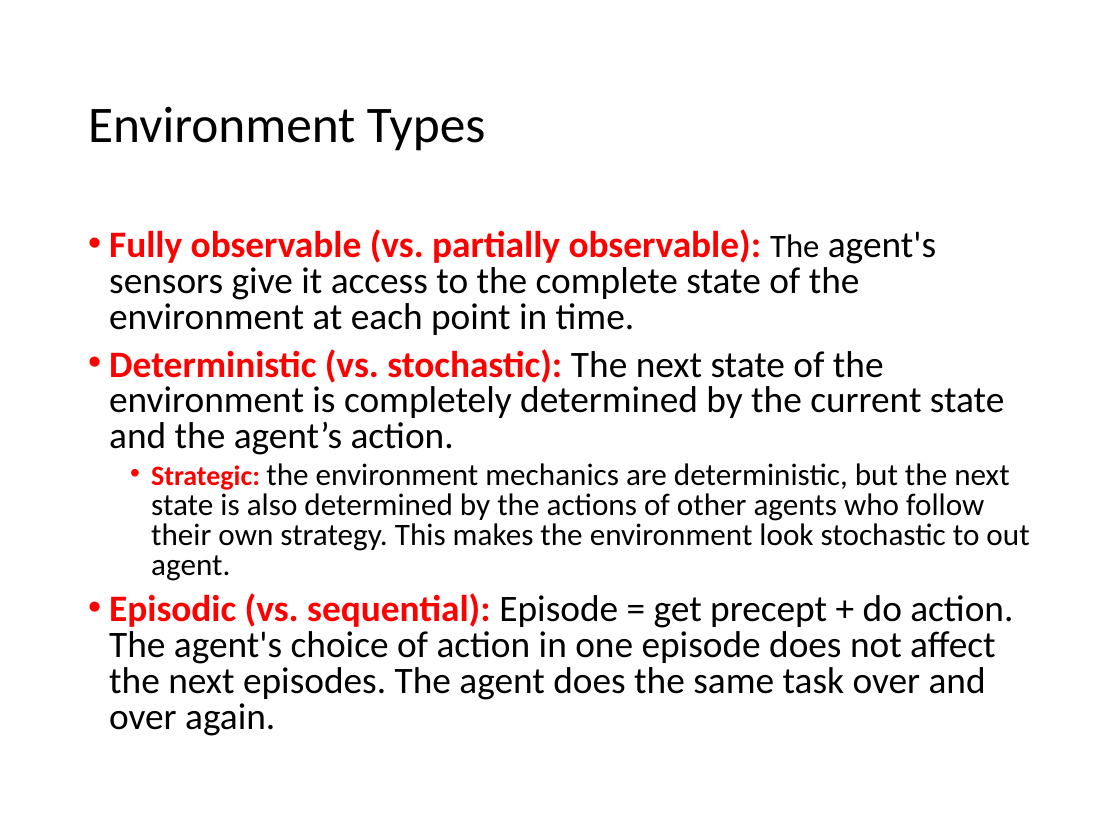
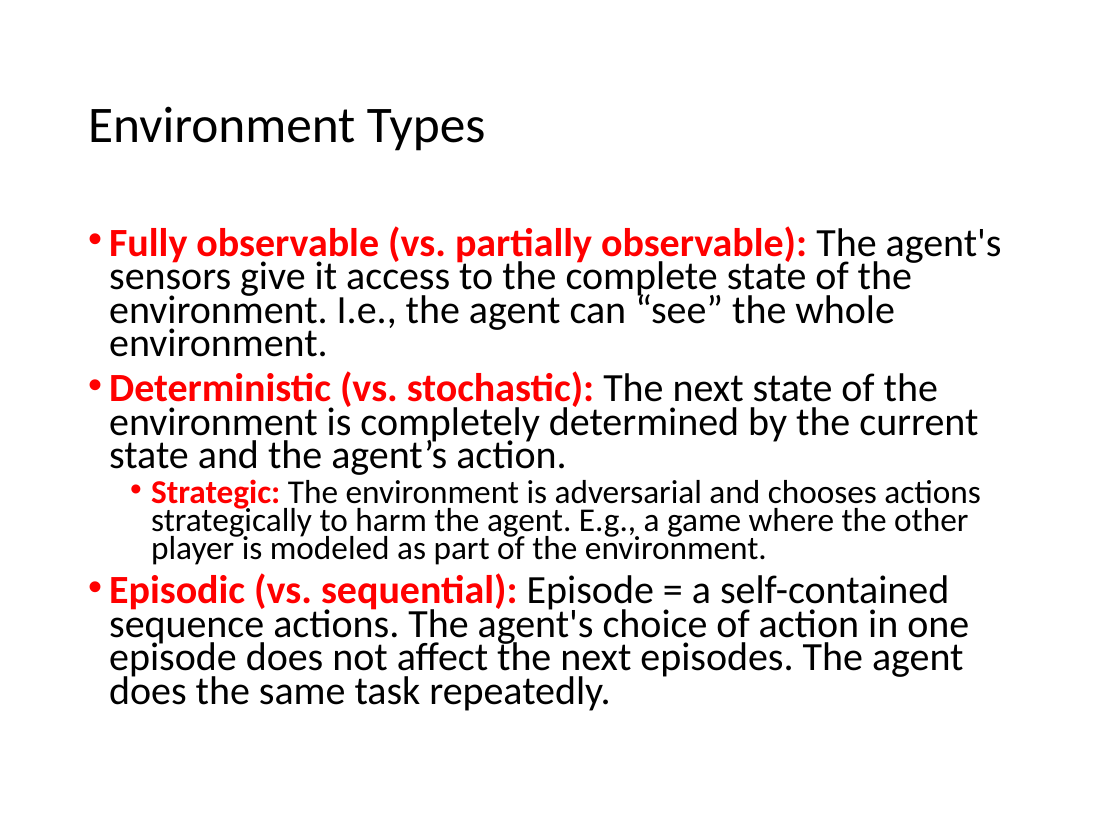
Before and after one commit to mhahsler/CS7320-AI, a slide deck: slide 15 of slides/02_agents.pptx. Drawn at 1120x840 pixels with LibreOffice and Linux fonts; fonts in the diff are those of the drawing. Boxes give left, top, right and bottom in pixels: in the first picture for what was removed or moved away, otherwise in the second. Text is boxed around its words. In the diff, an @@ line names an element or a change of style, - is before the commit and + after.

```diff
--- a/slides/02_agents.pptx
+++ b/slides/02_agents.pptx
@@ text at (109, 226, 1002, 357): text changed; size 24 to 25.6 pt @@
-• Fully observable (vs. partially observable): The agent's sensors give it access to the complete state of the environment at each point in time.
+• Fully observable (vs. partially observable): The agent's sensors give it access to the complete state of the environment. I.e., the agent can “see” the whole environment.
@@ text at (109, 371, 978, 475): size 24 to 25.6 pt in "Deterministic (vs. stochastic): The next state of ..."; line spacing 0.8 to 0.7 @@
@@ text at (109, 479, 980, 711): text changed; size 20 to 25.6 pt @@
-  • Strategic: the environment mechanics are deterministic, but the next state is also determined by the actions of other agents who follow their own strategy. This makes the environment look stochastic to out agent.
-• Episodic (vs. sequential): Episode = get precept + do action.
-  The agent's choice of action in one episode does not affect the next episodes. The agent does the same task over and over again.
+  • Strategic: The environment is adversarial and chooses actions strategically to harm the agent. E.g., a game where the other player is modeled as part of the environment.
+• Episodic (vs. sequential): Episode = a self-contained sequence actions. The agent's choice of action in one episode does not affect the next episodes. The agent does the same task repeatedly.
```
Also in this commit, not shown: 8 other slides changed, 5 other files.
